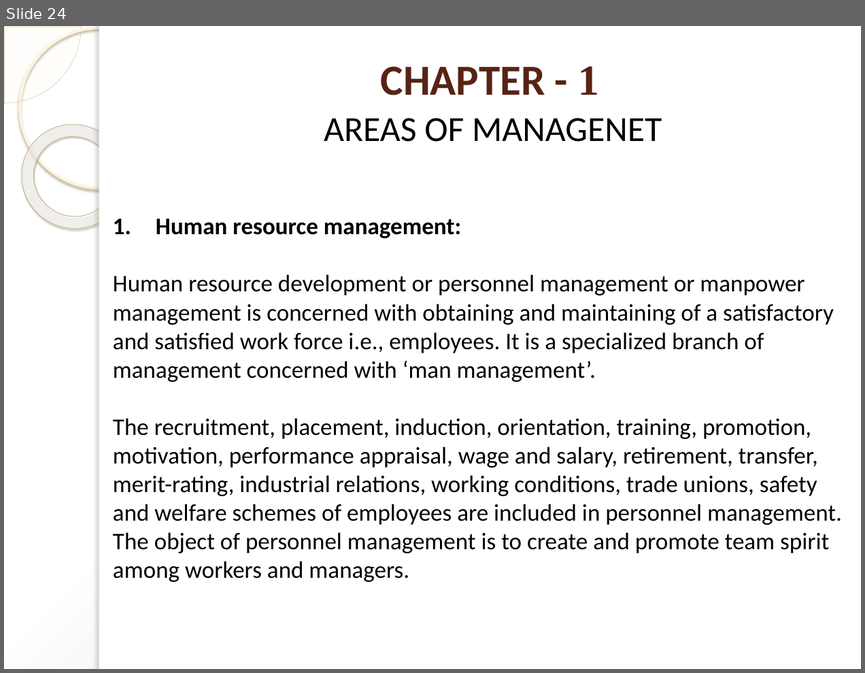
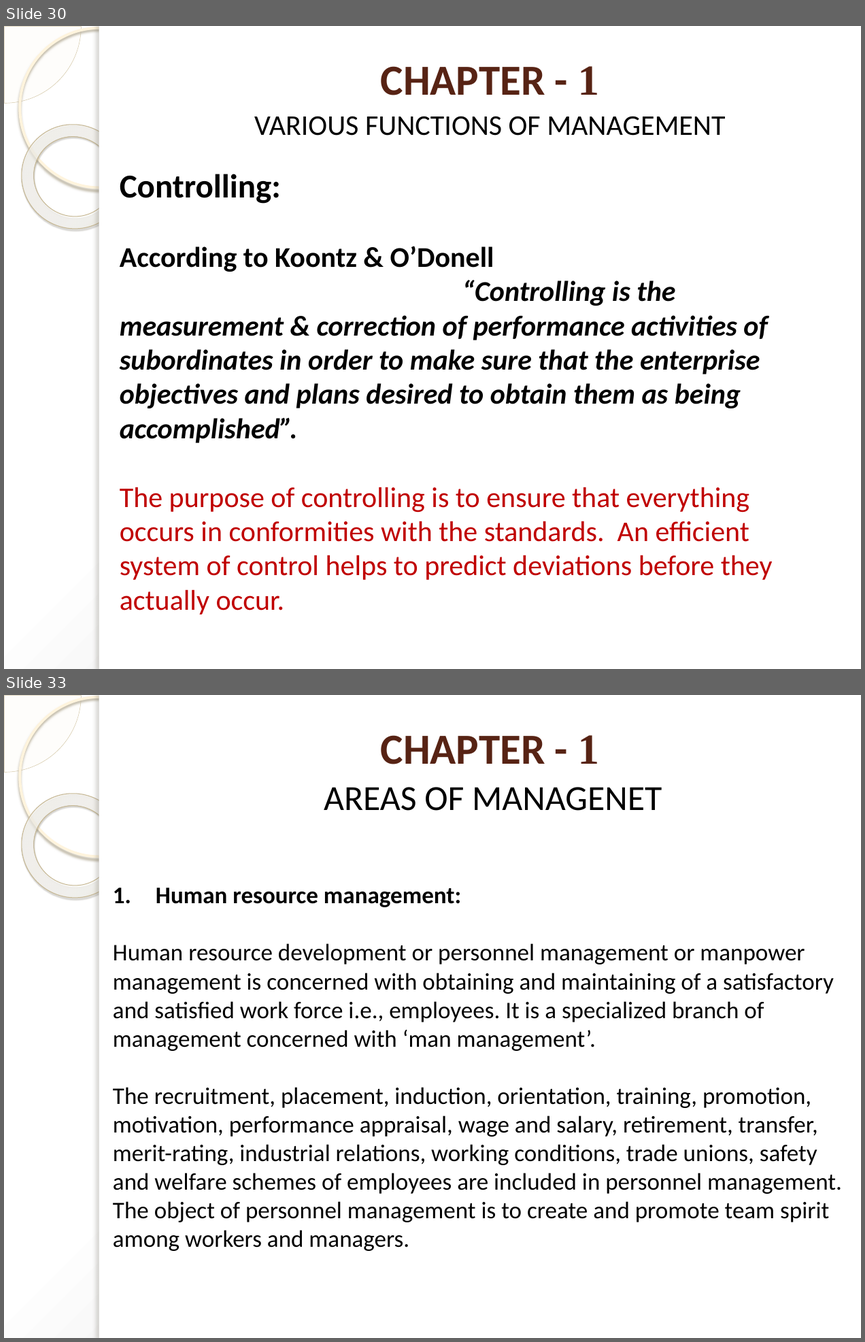
Before and after one commit to pankajgautam307/notes_2026, a slide deck: BOM/Presentation Ch-1.pptx. Shown one above the other, each under a label of ours: slide 24 before the commit, slides 30 and 33 after it; the slides between them are not shown. The pictures are 865x673 and 865x1342 pixels, drawn with LibreOffice and Linux fonts; fonts in the diff are those of the drawing. Boxes give left, top, right and bottom in pixels: in the first picture for what was removed or moved away, otherwise in the second. Text is boxed around its words. In the diff, an @@ line names an element or a change of style, - is before the commit and + after.

```diff
--- a/BOM/Presentation Ch-1.pptx
+++ b/BOM/Presentation Ch-1.pptx
@@ slide 30 added at bbox=[4, 26, 861, 669], background gradient #FFFFFF to #C5C5C5; not listed: 5 template elements that a slide beside it also shows @@
@@ title added at bbox=[381, 66, 600, 95], 36 pt, text #572314, bold @@
+CHAPTER - 1
@@ text added at bbox=[254, 116, 725, 135], 24 pt, text #000000 @@
+VARIOUS FUNCTIONS OF MANAGEMENT
@@ text added at bbox=[120, 174, 772, 614], 24 pt, text #000000, bold @@
+Controlling:
+According to Koontz & O’Donell
+“Controlling is the measurement & correction of performance activities of subordinates in order to make sure that the enterprise objectives and plans desired to obtain them as being accomplished”.
+The purpose of controlling is to ensure that everything occurs in conformities with the standards. An efficient system of control helps to predict deviations before they actually occur.
@@ what was slide 24 is now slide 33 @@
```
Also in this commit, not shown: 12 slides changed, 9 other slides added, 2 other files.
